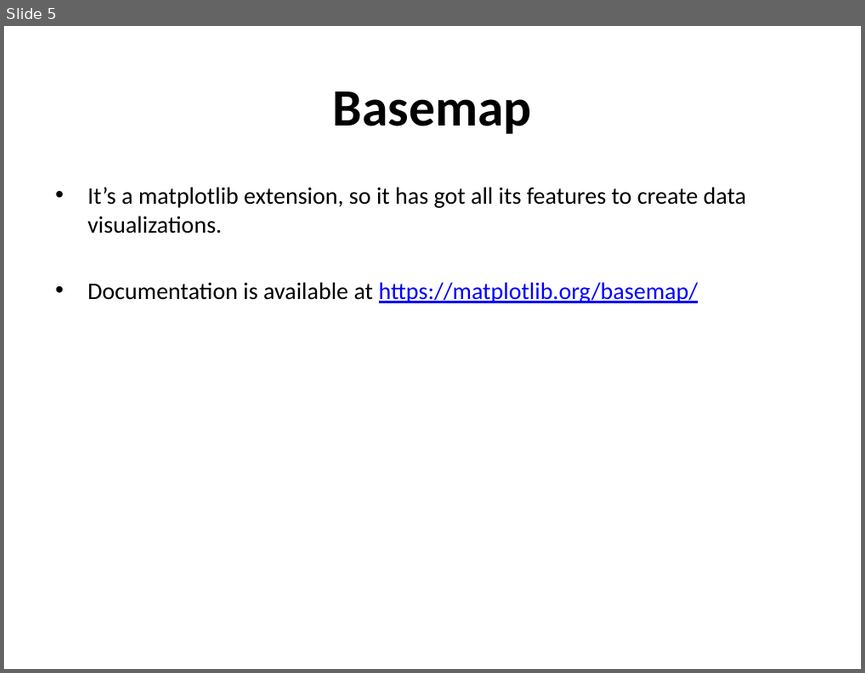
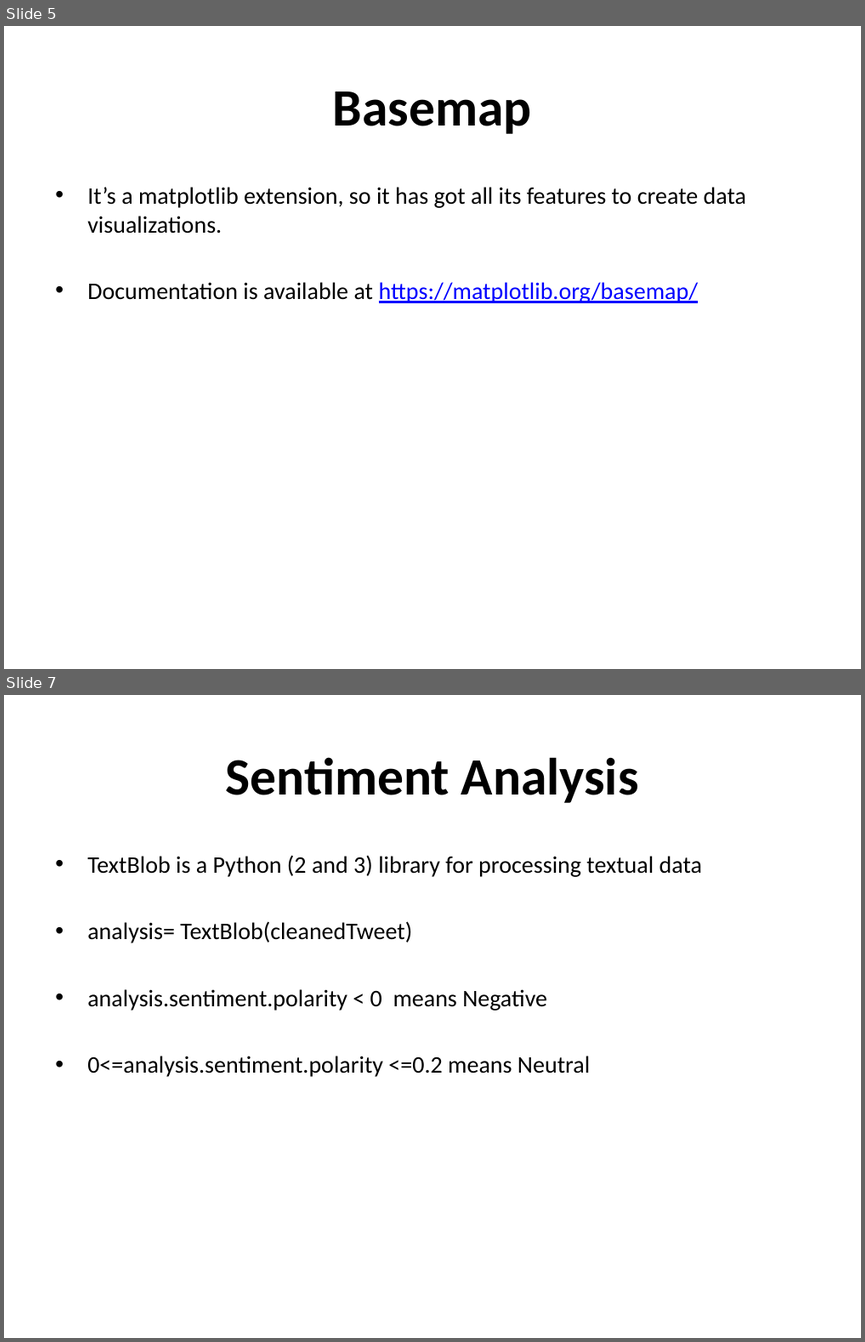
Before and after one commit to karthikdondapati/Python_Final_Project, a slide deck: twitter_streaming.pptx. Shown one above the other, each under a label of ours: slide 5 before the commit, slides 5 and 7 after it; the slides between them are not shown. The pictures are 865x673 and 865x1342 pixels, drawn with LibreOffice and Linux fonts; fonts in the diff are those of the drawing. Boxes give left, top, right and bottom in pixels: in the first picture for what was removed or moved away, otherwise in the second. Text is boxed around its words. In the diff, an @@ line names an element or a change of style, - is before the commit and + after.

```diff
--- a/twitter_streaming.pptx
+++ b/twitter_streaming.pptx
@@ slide 7 added at (4, 695, 861, 1338), background #FFFFFF @@
@@ title added at (225, 757, 639, 803), 44 pt, text #000000, bold @@
+Sentiment Analysis
@@ text added at (87, 855, 702, 1077), 20 pt, text #000000 @@
+• TextBlob is a Python (2 and 3) library for processing textual data
+• analysis= TextBlob(cleanedTweet)
+• analysis.sentiment.polarity < 0 means Negative
+• 0<=analysis.sentiment.polarity <=0.2 means Neutral
```
Also in this commit, not shown: 1 slide changed, 1 other slide added, 2 slides removed, 1 other file.
